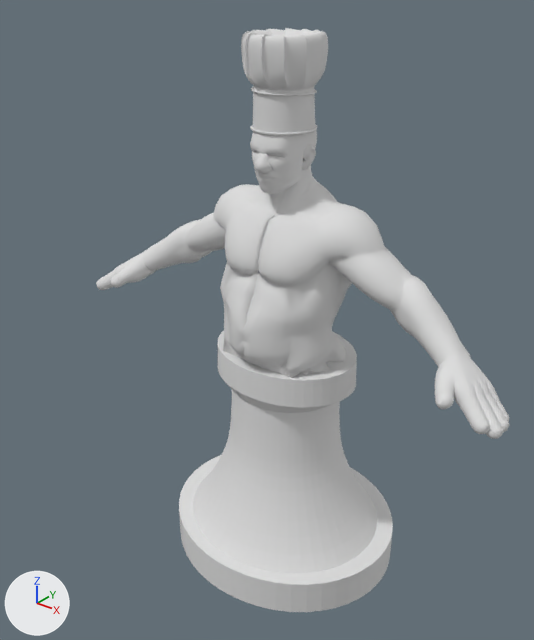
A saved change to the FBX model Assets/Models/chesschef.fbx.
Both versions are drawn from a 50 mm camera at (13.39, -17.03, 19.94) aimed at (-0.05, -0.23, 9.52). Every picture has the same lights, and +X, +Y and +Z are marked at lower left.

Objects in the first picture: 'Body_M_GeoRndr'.
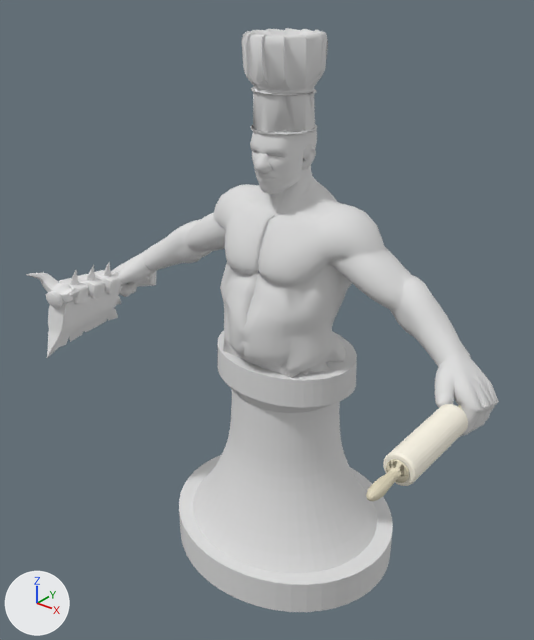
The newer file is also rescaled (x0.116) as a whole; pictures and numbers use the older file's frame.

What differs and where, as boxes (x1, y1, x2, y2) in the pictures (534 x 640 px):
'Body_M_GeoRndr', reshaped (14% wider): before (96, 28, 510, 612); after (26, 28, 499, 612)
part 1 of me_body_m_georndr, deleted: before (96, 280, 510, 435)
part 2 of me_body_m_georndr, cut back: before (241, 28, 328, 146); after (242, 29, 328, 143)
part 3 of me_body_m_georndr, built on: before (437, 363, 509, 439); after (366, 370, 499, 501)
part 4 of me_body_m_georndr, built on: before (96, 269, 123, 290); after (26, 262, 157, 358)

The edits, one by one:
Material 'w  birch' (mat_w__birch) is new.
Its base color is (0.737, 0.678, 0.502) (light grey #dfd7bc).
Its roughness is 0.69.
Material 'w' (mat_w) is new.
Its base color is (0.992, 0.945, 0.816) (white #fef9e9).
Its roughness is 0.69.
Material 'initialShadingGroup' (mat_initialshadinggroup) is new.
Its base color is (0.8, 0.8, 0.8) (white #e7e7e7).
Its roughness is 0.69.
me_body_m_georndr is used by ob_body_m_georndr; location (0.0, 0.0, -2.01).
me_body_m_georndr had 28144 vertices, 28014 faces and spanned x -8.1..8.1, y -3.0..4.4, z 2.1..20.2.
me_body_m_georndr now has 12438 vertices, 10928 faces and spans x -7.6..7.6, y -5.3..4.4, z 2.1..20.2.
me_body_m_georndr part 1: 6 loose pieces with 747 vertices, spanning x -8.1..8.1, y -1.0..0.6, z 10.7..19.8, are deleted.
me_body_m_georndr part 2: 338 vertices moved within x -1.1..1.1, y -0.6..1.6, z 17.5..20.2; 18194 vertices removed from x -1.2..1.2, y -0.7..1.8, z 17.5..20.2.
me_body_m_georndr part 3: 68 vertices moved within x 6.5..7.6, y -1.1..0.5, z 10.8..11.5; 988 vertices removed from x 6.6..8.1, y -1.0..0.6, z 10.6..11.9; 3251 vertices added at x 6.5..7.6, y -5.3..0.6, z 10.2..11.6.
me_body_m_georndr part 4: 66 vertices moved within x -7.5..-6.6, y -0.8..0.6, z 10.8..11.7; 880 vertices removed from x -8.1..-7.0, y -1.0..0.6, z 10.6..11.6; 1852 vertices added at x -7.6..-5.0, y -4.4..1.3, z 9.7..12.7.
me_body_m_georndr now uses material mat_initialshadinggroup (white #e7e7e7).
me_body_m_georndr now uses material mat_w (white #fef9e9).
me_body_m_georndr now uses material mat_w__birch (light grey #dfd7bc).
